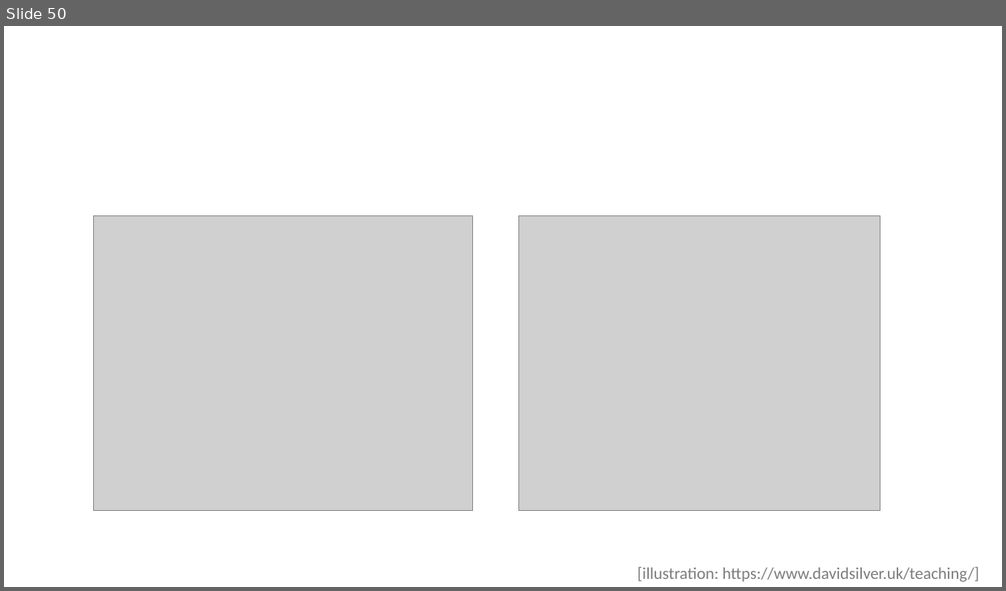
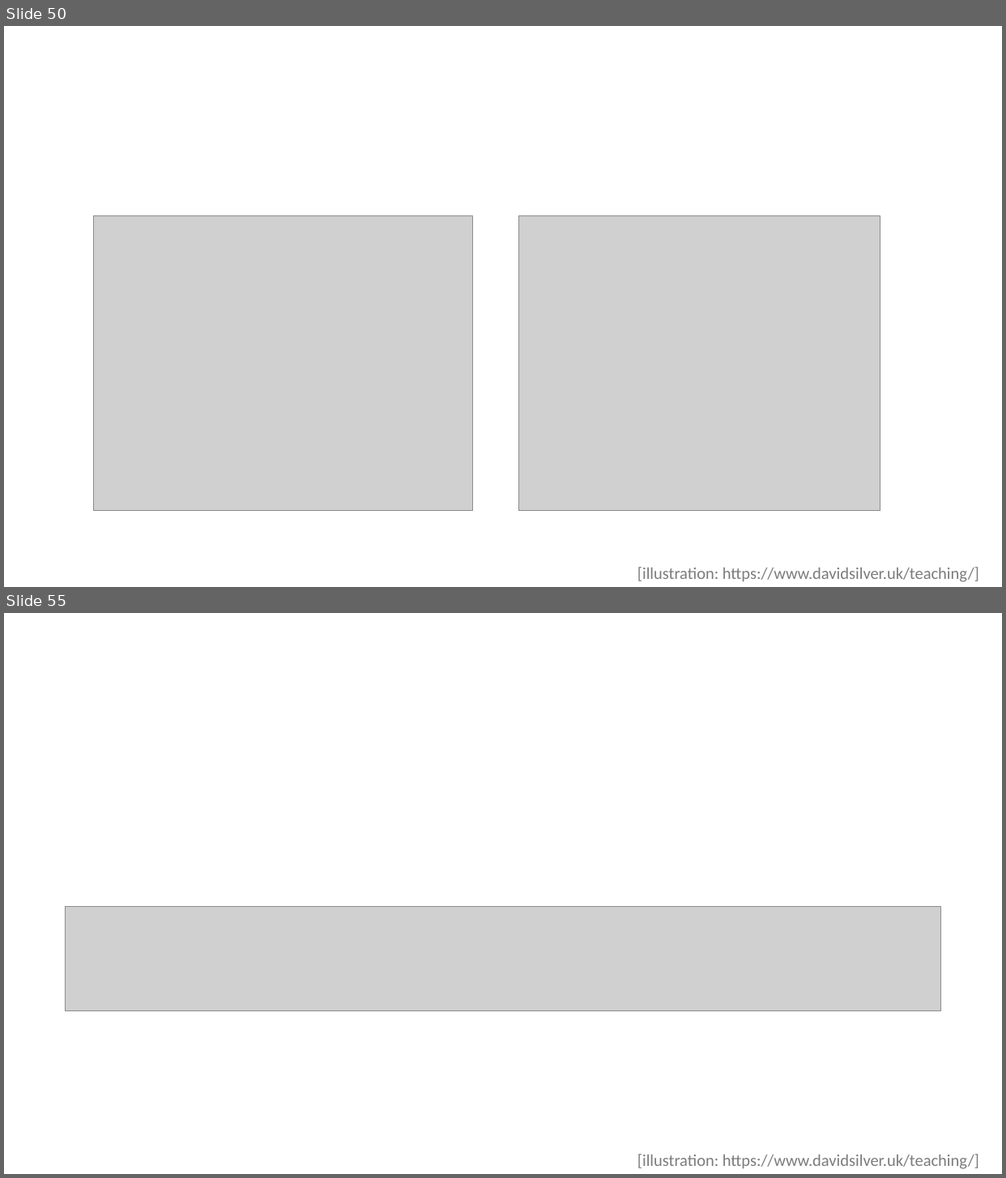
Before and after one commit to jolindien-git/jolindien-git.github.io, a slide deck: Intelligence Artificielle et Analyse de donnees.pptx. Shown one above the other, each under a label of ours: slide 50 before the commit, slides 50 and 55 after it; the slides between them are not shown. The pictures are 1006x591 and 1006x1178 pixels, drawn with LibreOffice and Linux fonts; fonts in the diff are those of the drawing; grey boxes stand for pictures. Boxes give left, top, right and bottom in pixels: in the first picture for what was removed or moved away, otherwise in the second. Text is boxed around its words. In the diff, an @@ line names an element or a change of style, - is before the commit and + after.

```diff
--- a/Intelligence Artificielle et Analyse de donnees.pptx
+++ b/Intelligence Artificielle et Analyse de donnees.pptx
@@ slide 55 added at [4,613,1002,1174], background #FFFFFF @@
@@ picture added at [66,906,940,1011] @@
@@ text added at [637,1154,979,1169], 16 pt, text #7C7C7C @@
+[illustration: https://www.davidsilver.uk/teaching/]
```
Also in this commit, not shown: 2 slides changed, 4 other slides added, 1 slide removed, 1 other file.
